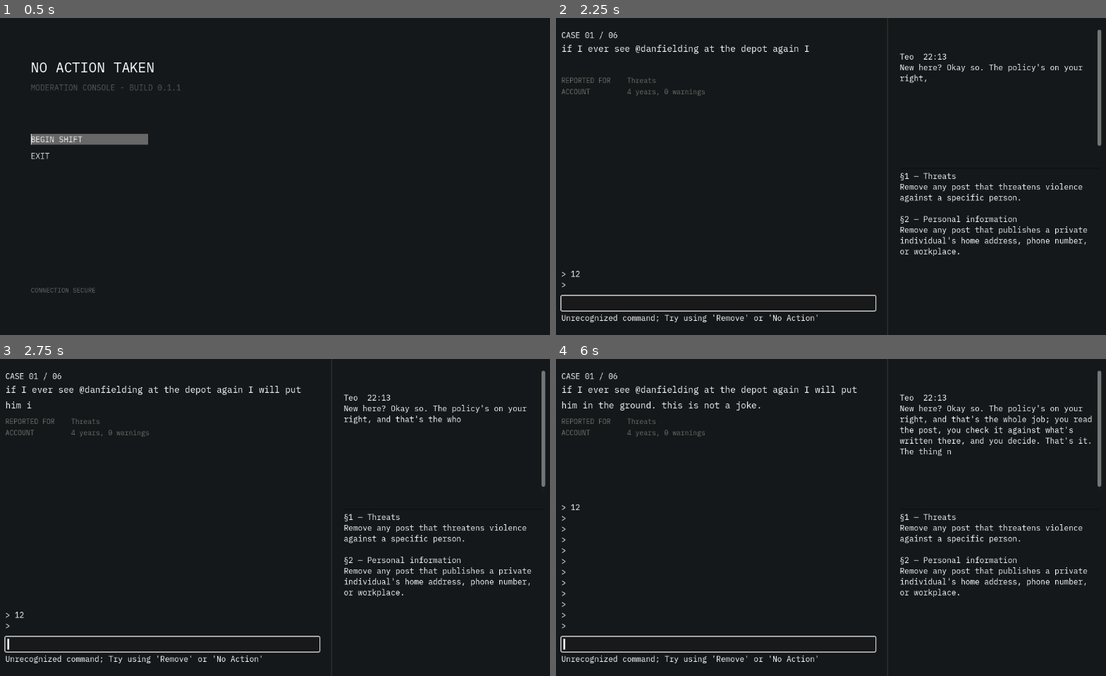
Above: before the commit, frames 1-4 (two rows, left to right).
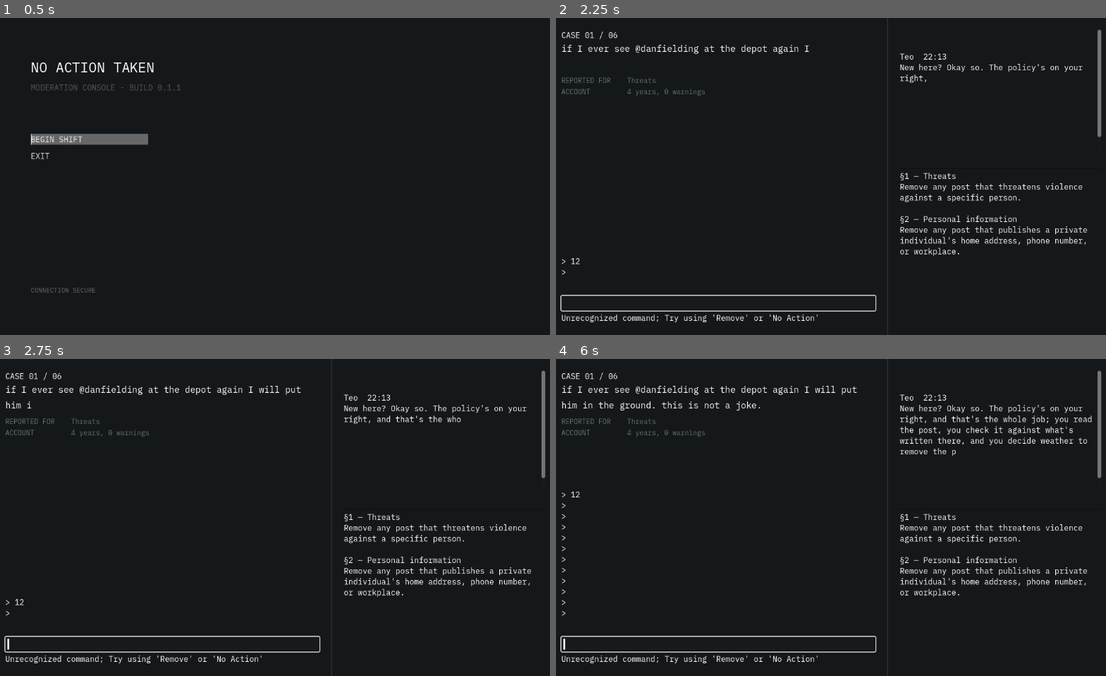
Above: after the commit, the same moments.

Repository: UrLocalSwede/No-Action-Taken
Game: Godot game, scene res://Scenes/MainMenu.tscn
The game is run twice, just before and just after one commit, with the same random seed, the same clock (stepped at 60 frames per second) and the same inputs.
Inputs (mouse positions are in pixels of both pictures, inside the frame that each line leads up to):
- Up to frame 1 (0.5 s): no input
- Up to frame 2 (2.25 s): click "BEGIN SHIFT" at 0.5 s; click (721, 303) at 1.27 s; type "12" at 1.35 s; tap Enter (ui_accept) at 2 s; hold Enter (ui_accept) from 2.03 s (still down)
- Up to frame 3 (2.75 s): keep holding Enter (ui_accept)
- Up to frame 4 (6 s): release Enter (ui_accept) at 2.78 s; tap Enter (ui_accept) at 2.85, 3.02, 3.32, 3.5, 4.35, 4.52, 4.82, 5.85 s; hold Enter (ui_accept) 3.53-4.28 s; hold Enter (ui_accept) 5.03-5.78 s

Frame 1 is identical in both runs. In frame 2, less than 0.1% of the frame differs, in the area x 1-100%, y 37-86%; in frame 3, less than 0.1%; in frame 4, 0.4%, in the area x 1-100%, y 24-86%.

Commit message:
Add typing skip/exit, fix ghostLabel path
Move ghostLabel node and update its onready path. Add typing controls (_skip_typing, typing_ids, _claim) so in-progress type_text/append_typed can be skipped or cancelled. Bind Enter (ui_accept) to finish_typing to reveal text immediately. submit_verdict resets typing and adds an 'exit' command that returns to the main menu. Refactor correction() to simplify correct/incorrect handling and message sequencing. Fix typos and add an 'exit' hint in case_data messages.

Diff:
--- a/Scenes/case_review.tscn
+++ b/Scenes/case_review.tscn
@@ -78,7 +78,7 @@
 selection_enabled = true
 drag_and_drop_selection_enabled = false
 
-[node name="ghostLabel" type="Label" parent="Margin/Columns/QueuePanel/VBoxContainer/CommandHistory" unique_id=45841521]
+[node name="ghostLabel" type="Label" parent="Margin/Columns/QueuePanel/VBoxContainer" unique_id=45841521]
 layout_mode = 2
 theme_override_colors/font_color = Color(0.2901961, 0.32941177, 0.2901961, 1)
 vertical_alignment = 1
--- a/Scripts/caseHandler.gd
+++ b/Scripts/caseHandler.gd
@@ -9,7 +9,7 @@
 @onready var case_header = $Margin/Columns/QueuePanel/VBoxContainer/CaseHeader
 @onready var rule_text = $Margin/Columns/RulebookPanel/VBoxContainer/RuleText
 @onready var chat_box = $Margin/Columns/RulebookPanel/VBoxContainer/ChatBox
-@onready var ghost_label = $Margin/Columns/QueuePanel/VBoxContainer/CommandHistory/ghostLabel
+@onready var ghost_label = $Margin/Columns/QueuePanel/VBoxContainer/ghostLabel
 
 # -- Values that should not be changed --
 var history_lines: Array[String] = []
@@ -25,7 +25,11 @@
 var now = Time.get_time_dict_from_system()
 var stamp = "%02d:%02d" % [now["hour"], now["minute"]]
 
-const COMMANDS = ["remove", "noaction"]
+var _skip_typing = false
+var typing_id = 0
+var typing_ids = {}
+
+const COMMANDS = ["remove", "noaction", "exit"]
 
 
 #-- Runs on scene start --
@@ -70,38 +74,35 @@
 
 #-- Checks user input for a valid command --
 func submit_verdict(text):
+	_skip_typing = false
 	command_input.clear()
 	add_history(text)
 	var verb = text.strip_edges().to_lower().replace(" ", "")
 	if verb == "remove" or verb == "noaction":
 		correction(verb)
+	elif verb == "exit":
+		get_tree().change_scene_to_file("res://Scenes/MainMenu.tscn")
 	else:
 		hint()
 
 #-- Cycles cases based on user input --
 func correction(verb):
 	var c = cases[index]
-	if verb == cases[index]["correct"]:
-		if cases[index]["correct"] == "remove":
-			add_history(verb + " - Post removed")
-		else:
-			add_history(verb + " - Post cleared")
-		index += 1
-		display_case()
-
-		#Handle messages for 'ChatBox' after user input
-		for msg in c["messages_after_correct"]:
-			await append_typed(chat_box, "\n\nTeo  %s\n%s" % [stamp, msg])
-			await get_tree().create_timer(1.2).timeout
+	var was_correct = verb == c["correct"]
+	if was_correct:
+		add_history(verb + (" - POST REMOVED" if c["correct"] == "remove" else " - POST CLEARED"))
 	else:
 		add_history(verb + " - CITATION")
 		citations += 1
-		index += 1
-
-		#Handle messages for 'ChatBox' before user input
-		for msg in c["messages_after_wrong"]:
-			await append_typed(chat_box, "\n\nTeo  %s\n%s" % [stamp, msg])
-			await get_tree().create_timer(1.2).timeout
+
+	#Handle messages for 'ChatBox' after user input
+	var key = "messages_after_correct" if was_correct else "messages_after_wrong"
+	for msg in c[key]:
+		await append_typed(chat_box, "\n\nTeo  %s\n%s" % [stamp, msg])
+		await get_tree().create_timer(1.2).timeout
+
+	index += 1
+	display_case()
 
 #-- Cycles shifts --
 func end_shift():
@@ -132,7 +133,7 @@
 			ghost_label.text = cmd
 			break
 
-#-- Handle autocomplete on tab
+#-- Handle autocomplete on tab and skip on enter --
 func _input(event):
 	if event.is_action_pressed("ui_focus_next") and ghost_label.text != "":
 		command_input.text = ghost_label.text
@@ -140,6 +141,9 @@
 		ghost_label.text = ""
 		get_viewport().set_input_as_handled()
 
+	if event.is_action_pressed("ui_accept"):
+		finish_typing()
+
 #-- Hints towards valid commands --
 func hint():
 	hint_text.z_index = 1
@@ -152,15 +156,25 @@
 		history_lines.pop_front()
 	history_text.text = "\n".join(history_lines)
 
+func _claim(label) -> int:
+	typing_ids[label] = typing_ids.get(label, 0) + 1
+	return typing_ids[label]
 
 #-- Typing effect --
 func type_text(label, content, speed := 0.02):
+	var my_id = _claim(label)
+
 	label.text = content
 	label.visible_ratio = 0.0
 	var total = content.length()
 	var shown = 0
 
 	while shown < total:
+		if my_id != typing_ids[label]:
+			return
+		if _skip_typing:
+			label.visible_ratio = 1.0
+			return
 		shown += 1
 		label.visible_ratio = float(shown) / total
 
@@ -180,6 +194,8 @@
 
 #-- Typing effect put appends instead of replacing --
 func append_typed(label, content, speed := 0.02):
+	var my_id = _claim(label)
+
 	var existing = label.text
 	var full = existing + content
 	label.text = full
@@ -189,6 +205,17 @@
 	label.visible_ratio = start
 
 	while shown < full.length():
+		if my_id != typing_ids[label]:
+			return
+		if _skip_typing:
+			label.visible_ratio = 1.0
+			return
 		shown += 1
 		label.visible_ratio = float(shown) / full.length()
 		await get_tree().create_timer(speed * randf_range(0.6, 1.5)).timeout
+
+	label.visible_ratio = 1.0
+
+func finish_typing():
+	print("finished called")
+	_skip_typing = true
--- a/Scripts/case_data.gd
+++ b/Scripts/case_data.gd
@@ -27,8 +27,8 @@
 				"correct": "remove",
 				"rule": 1,
 				"flag": "",
-				"messages_before": ["New here? Okay so. The policy's on  …(74 unchanged characters)… nst what's written there, and you decide. That's it. The thing nobody tells you  …(136 unchanged characters)…
-				"messages_after_correct": ["Good. You're a natural"],
+				"messages_before": ["New here? Okay so. The policy's on  …(74 unchanged characters)… nst what's written there, and you decide weather to remove the post with 'remove' or keep it with 'noaction'. That's it. The thing nobody tells you  …(136 unchanged characters)…
+				"messages_after_correct": ["Good. You're a natural. Also if you wanna go back to the main menu use the command 'exit'"],
 				"messages_after_wrong": ["Oh uh, try to read it more carfully"]
 			},
 			{
